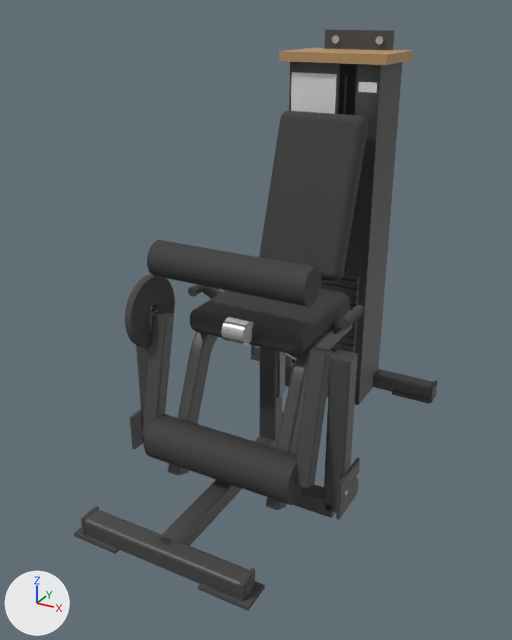
The glTF model catalogs/ludus-core/models/LD-WH044/model.glb, before and after one commit.
Before and after are seen from a camera (50 mm lens) standing at (1.079, -2.073, 1.576) and looking at (-0.013, -0.088, 0.583). Arrows for +X, +Y and +Z are at lower left; the lights stay in place. The older version comes first. Both versions are drawn at frame 31 of the action 'movimento'; the numbers are the values there.

Names of what the first picture shows: 'Mesh_0', 'backrest_pad', 'base_front', 'lever_bar', 'lever_bar.001', 'lever_cam', 'lever_roller', 'seat_pad', 'seat_rail_tube.001', 'thigh_pad_roller', 'tower_front_right', 'tower_side.001' and 39 more.
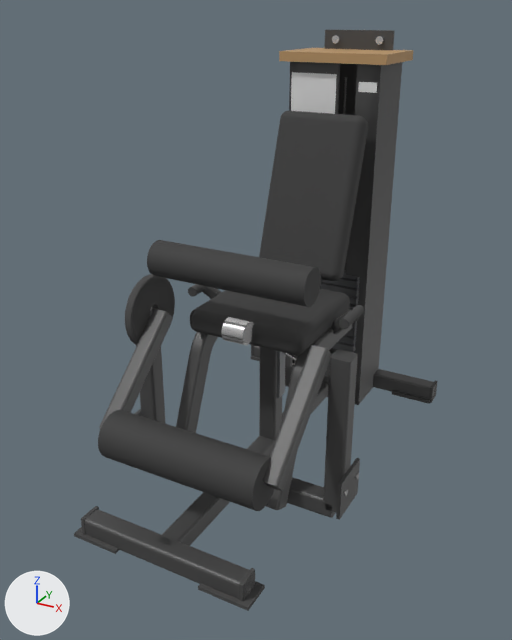
ob_lever is not drawn itself; it is the parent of ob_lever_hub, ob_lever_cam, ob_lever_bar, ob_lever_bar_001, ob_lever_roller.

What differs and where, as boxes [x1, y1, x2, y2] in the pictures (512 x 640 px):
'lever_roller', turned
    before: [144, 414, 304, 505]
    after: [98, 410, 274, 511]
'lever_bar', turned
    before: [294, 347, 333, 488]
    after: [262, 345, 332, 491]
'lever_bar.001', turned
    before: [142, 312, 174, 435]
    after: [99, 309, 173, 429]
'lever_cam', turned
    before: [125, 274, 175, 348]
    after: [125, 274, 175, 345]
'lever_hub', turned
    before: [221, 317, 254, 346]
    after: [221, 317, 254, 345]

What changed in the scene script:
```text
Change ob_lever:
    ob_lever.rotation_euler: (1.198, 0.0, 0.0) -> (0.599, 0.0, 0.0)  # degrees (69, 0, 0) -> degrees (34, 0, 0)
```
